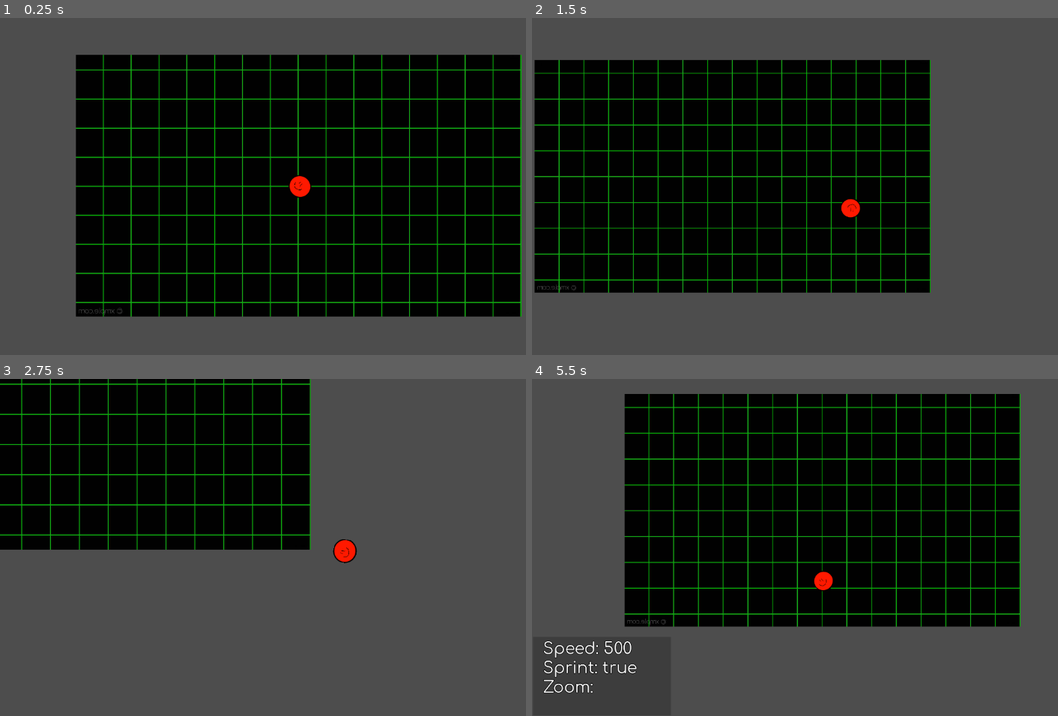
Above: before the commit, frames 1-4 (two rows, left to right).
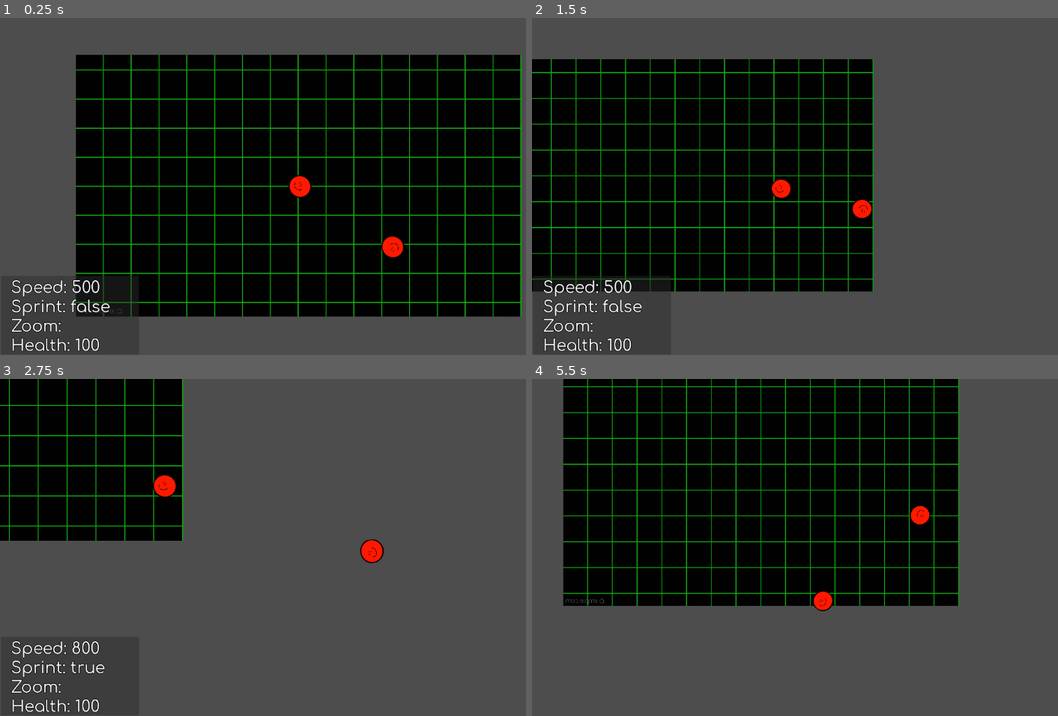
Above: after the commit, the same moments.

Repository: Beemp3-dev/top-down-game
Game: Godot game, scene res://Scenes/Game.tscn
Two runs of this game, one before a commit and one after it. Both use one fixed random seed, a clock stepped at 60 frames per second and the inputs below.
Inputs (mouse positions are in pixels of both pictures, inside the frame that each line leads up to):
- Up to frame 1 (0.25 s): no input
- Up to frame 2 (1.5 s): move the mouse to (963, 169) at 0.52 s; hold D (right) 0.53-1.28 s; hold Shift (sprint) 0.53-1.28 s; move the mouse to (710, 203) at 1.27 s; hold S (down) from 1.28 s (still down); tap Mouse wheel down (scroll down) at 1.35 s
- Up to frame 3 (2.75 s): tap Shift (sprint) at 1.55 s; move the mouse to (357, 473) at 2.02 s; release S (down) at 2.03 s; hold D (right) from 2.03 s (still down); hold Shift (sprint) from 2.03 s (still down); tap Mouse wheel up (scroll up) at 2.1 s
- Up to frame 4 (5.5 s): move the mouse to (800, 614) at 2.77 s; release D (right) at 2.78 s; release Shift (sprint) at 2.78 s; hold W (up) 2.78-3.53 s; tap one key every 0.75 s from 2.85 s: Shift (sprint) Tab (toggle info) Shift (sprint) Mouse wheel down (scroll down); move the mouse to (1010, 598) at 3.52 s; hold Shift (sprint) 3.53-4.28 s; hold A (left) 3.53-5.03 s; move the mouse to (652, 496) at 4.27 s; move the mouse to (863, 547) at 5.02 s; hold S (down) from 5.03 s (still down); hold Shift (sprint) from 5.03 s (still down)

The runs differ from the first frame. In frame 1, 1.4% of the frame differs, in the area x 2-77%, y 64-100%; in frame 2, 18%; in frame 3, 18%; in frame 4, 32%, in the area x 2-93%, y 0-94%.

Commit message:
Added basic enemy + code fix
Health is not working, other than that not sure, I caused about as many bugs as I fixed.

Diff:
--- /dev/null
+++ b/Code/Enemy.gd
@@ -0,0 +1,16 @@
+extends Node2D
+
+const SPEED = 250
+const collide = 64  # Distance enemy stops chasing
+
+func _process(delta):
+	var direction = Player.position - position
+	var distance_to_player = direction.length()
+
+	if distance_to_player > collide:
+		direction = direction.normalized()
+		position += direction * SPEED * delta
+		look_at(Player.position)
+
+	if distance_to_player < collide or distance_to_player == collide:
+		InfoChart.temp -= 25
--- a/Code/info chart.gd
+++ b/Code/info chart.gd
@@ -1,13 +1,14 @@
 extends Label
-
-var toggleinfo = false
+var temp = 100
+var toggleinfo = true
 @onready var label: Label = $"."
 
 func _process(_delta: float) -> void:
 	label.text = (
 	"Speed: " + str(Player.speed) + "
 	Sprint: " + str(Input.is_action_pressed("sprint")) + "
-	Zoom: ")
+	Zoom: " + "
+	Health: " + str(temp))
 
 	if Input.is_action_just_pressed("toggle info"):
 		if toggleinfo == false:
--- a/Code/player.gd
+++ b/Code/player.gd
@@ -1,25 +1,22 @@
 extends CharacterBody2D
 
+var health
 var speed = 500
 var sprint = 300
 
 func _physics_process(_delta): #Movement
-	var horizontal = Input.get_action_strength("right") - Input.get_action_strength("left")
-	var lat = Input.get_action_strength("right") - Input.get_action_strength("left")
+
 	velocity = Vector2.ZERO
 	velocity.x = Input.get_action_strength("right") - Input.get_action_strength("left")
 	velocity.y = Input.get_action_strength("down") - Input.get_action_strength("up")
 	velocity = velocity.normalized() * speed
 	look_at(get_global_mouse_position())
 
-	if Input.get_connected_joypads().is_empty():
-		print ("e")
-	elif !Input.get_connected_joypads().is_empty():
-		if Input.is_action_pressed("sprint"): #Sprint
-			speed = 500
-			speed += sprint
-		else:
-			speed = 500
+	if Input.is_action_pressed("sprint"): #Sprint
+		speed = 500
+		speed += sprint
+	else:
+		speed = 500
 
 	self.velocity = velocity  # Use the built-in velocity property
 	move_and_slide()  # No arguments in Godot 4
--- a/Scenes/Game.tscn
+++ b/Scenes/Game.tscn
@@ -1,10 +1,11 @@
-[gd_scene load_steps=9 format=3 uid="uid://85exjavna63y"]
+[gd_scene load_steps=10 format=3 uid="uid://85exjavna63y"]
 
 [ext_resource type="Texture2D" uid="uid://1qcn1x1bukst" path="res://Assets/Background/grids-neon-green-aesthetic-0ssuffio4ucj9o0x.jpg" id="1_j5yw3"]
 [ext_resource type="Script" uid="uid://dqkgg1es1clrj" path="res://Code/info chart.gd" id="2_kldst"]
 [ext_resource type="PackedScene" uid="uid://blu4slftdvq8f" path="res://Scenes/player.tscn" id="3_b2bpf"]
 [ext_resource type="Script" uid="uid://bdqrnjhym8rlq" path="res://Scenes/texture_rect.gd" id="3_kldst"]
 [ext_resource type="FontFile" uid="uid://dvxc63ukugprr" path="res://Assets/UI/Fonts/Comfortaa-VariableFont_wght.ttf" id="4_b2bpf"]
+[ext_resource type="PackedScene" uid="uid://tca4xbttj7e2" path="res://Scenes/enemy.tscn" id="6_7lihs"]
 
 [sub_resource type="Gradient" id="Gradient_t88pq"]
 offsets = PackedFloat32Array(0)
@@ -30,6 +31,9 @@
 
 [node name="Player" parent="." instance=ExtResource("3_b2bpf")]
 
+[node name="Enemy" parent="." instance=ExtResource("6_7lihs")]
+position = Vector2(318, 206)
+
 [node name="CanvasLayer" type="CanvasLayer" parent="."]
 
 [node name="TextureRect" type="TextureRect" parent="CanvasLayer"]
--- /dev/null
+++ b/Scenes/enemy.tscn
@@ -0,0 +1,18 @@
+[gd_scene load_steps=4 format=3 uid="uid://tca4xbttj7e2"]
+
+[ext_resource type="Script" uid="uid://dknukv7l0n4cb" path="res://Code/enemy.gd" id="1_4gyqm"]
+[ext_resource type="Texture2D" uid="uid://caybwa21g4d8l" path="res://Assets/Player/Player.png" id="1_7k104"]
+
+[sub_resource type="CircleShape2D" id="CircleShape2D_4gyqm"]
+radius = 33.0606
+
+[node name="Enemy" type="Node2D"]
+script = ExtResource("1_4gyqm")
+
+[node name="StaticBody2D" type="StaticBody2D" parent="."]
+
+[node name="Hitbox" type="CollisionShape2D" parent="StaticBody2D"]
+shape = SubResource("CircleShape2D_4gyqm")
+
+[node name="Player_sprite" type="Sprite2D" parent="StaticBody2D"]
+texture = ExtResource("1_7k104")
--- a/Scenes/texture_rect.gd
+++ b/Scenes/texture_rect.gd
@@ -1,5 +1,5 @@
 extends TextureRect
-var toggleinfo = false
+var toggleinfo = true
 
 # Called when the node enters the scene tree for the first time.
 func _ready() -> void:
@@ -7,7 +7,7 @@
 
 
 # Called every frame. 'delta' is the elapsed time since the previous frame.
-func _process(delta: float) -> void:
+func _process(_delta: float) -> void:
 	if Input.is_action_just_pressed("toggle info"):
 		if toggleinfo == false:
 			toggleinfo = true
--- a/project.godot
+++ b/project.godot
@@ -18,6 +18,7 @@
 [autoload]
 
 Player="*res://Code/player.gd"
+InfoChart="*res://Code/info chart.gd"
 
 [display]
 
@@ -76,6 +77,26 @@
 , Object(InputEventJoypadButton,"resource_local_to_scene":false,"resource_name":"","device":-1,"button_index":20,"pressure":0.0,"pressed":false,"script":null)
 ]
 }
+R3L={
+"deadzone": 0.2,
+"events": [Object(InputEventJoypadMotion,"resource_local_to_scene":false,"resource_name":"","device":-1,"axis":2,"axis_value":-1.0,"script":null)
+]
+}
+R3R={
+"deadzone": 0.2,
+"events": [Object(InputEventJoypadMotion,"resource_local_to_scene":false,"resource_name":"","device":-1,"axis":2,"axis_value":1.0,"script":null)
+]
+}
+R3U={
+"deadzone": 0.2,
+"events": [Object(InputEventJoypadMotion,"resource_local_to_scene":false,"resource_name":"","device":-1,"axis":4,"axis_value":1.0,"script":null)
+]
+}
+R3D={
+"deadzone": 0.2,
+"events": [Object(InputEventJoypadMotion,"resource_local_to_scene":false,"resource_name":"","device":-1,"axis":4,"axis_value":1.0,"script":null)
+]
+}
 
 [rendering]
 
Not shown, added: Code/Enemy.gd.uid
